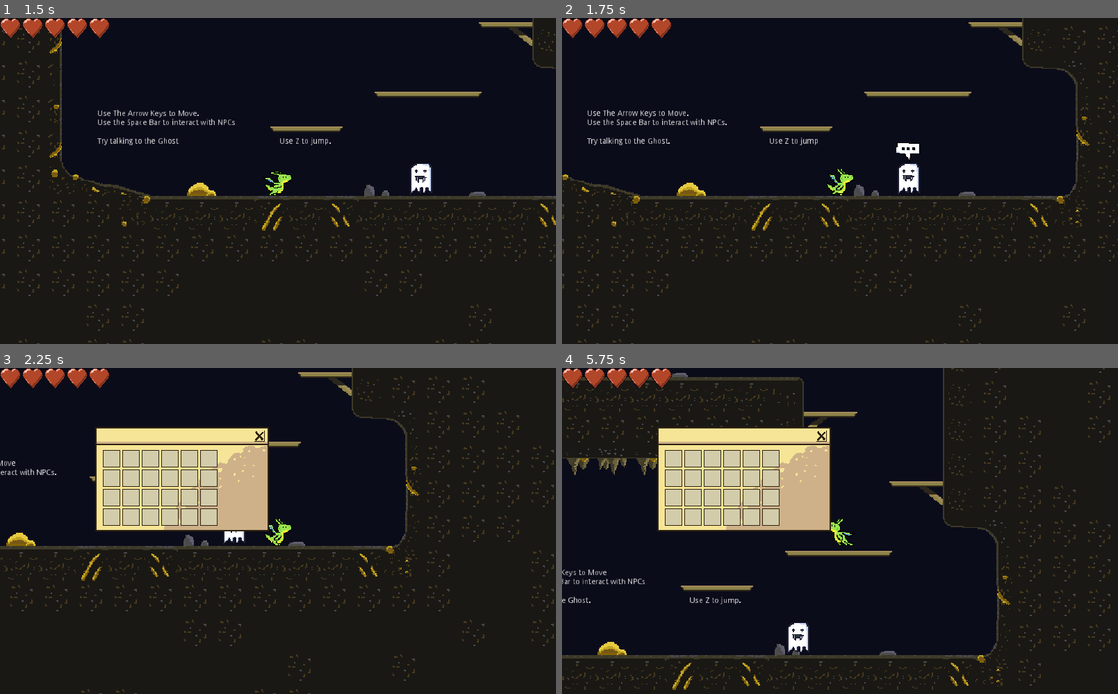
Above: before the commit, frames 1-4 (two rows, left to right).
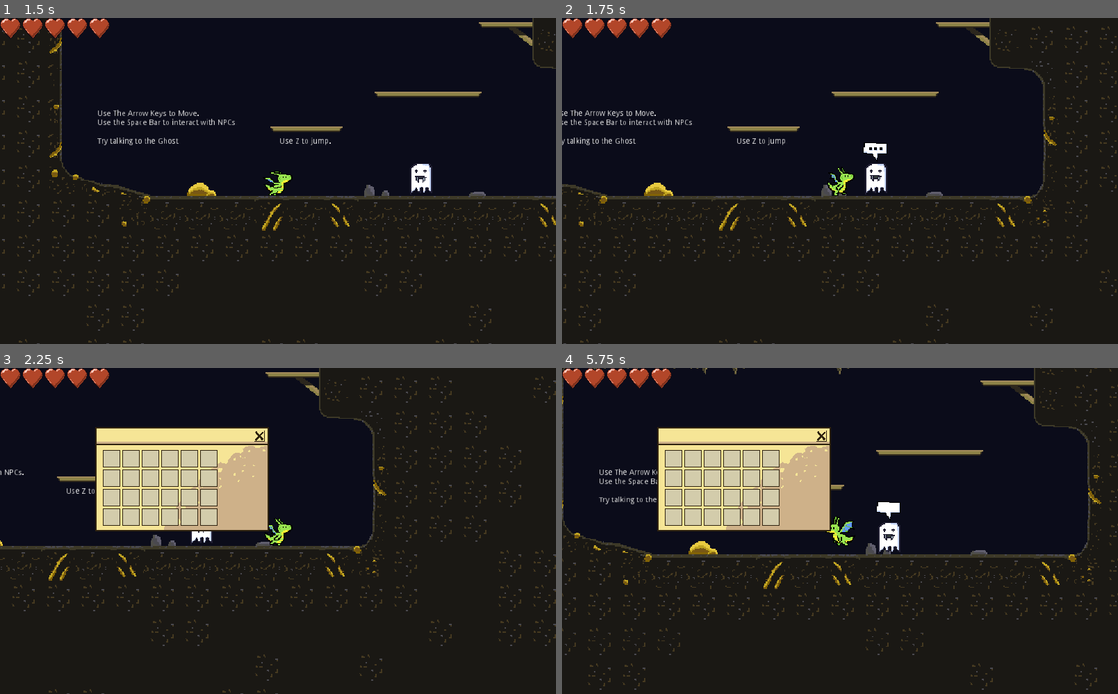
Above: after the commit, the same moments.

Repository: crawsoir/TBD-dragon-game
Game: Godot game, scene res://scenes/Main.tscn
Same seed, same stepped clock (60 frames per second), same inputs: the game is played once before the commit and once after it. Sound files missing from this copy of the repository are replaced by a short silence.
Inputs (mouse positions are in pixels of both pictures, inside the frame that each line leads up to):
- Up to frame 1 (1.5 s): click "Start New Game" at 0.5 s; move the mouse to (400, 164) at 1.27 s; hold Right (move_right) from 1.28 s (still down); tap C (dash) at 1.35 s; click (400, 164) at 1.42 s
- Up to frame 2 (1.75 s): keep holding Right (move_right); tap Z (jump) at 1.52 s
- Up to frame 3 (2.25 s): keep holding Right (move_right); move the mouse to (166, 547) at 2.02 s; tap B (bag) at 2.1 s
- Up to frame 4 (5.75 s): tap Z (jump) at 2.27, 3.77, 4.52, 5.27 s; tap C (dash) at 2.3, 3.05, 3.6, 4.55, 5.3 s; move the mouse to (673, 459) at 2.77 s; release Right (move_right) at 2.78 s; hold Left (move_left) 2.78-3.53 s; tap X (claw_atk) at 2.85 s; click (673, 459) at 2.92 s; move the mouse to (695, 459) at 3.52 s; hold Right (move_right) 3.53-5.03 s; click (695, 459) at 3.67 s; move the mouse to (712, 459) at 4.27 s; hold Space (interact) 4.28-5.03 s; click (712, 459) at 4.42 s; move the mouse to (734, 459) at 5.02 s; hold Left (move_left) from 5.03 s (still down); tap V (pickup) at 5.1 s; click (734, 459) at 5.17 s

Frame 1 is identical in both runs. In frame 2, 7.4% of the frame differs, in the area x 0-100%, y 0-100%; in frame 3, 5.4%; in frame 4, 10%, in the area x 0-100%, y 0-99%.

Commit message:
Fix hit animation

Diff:
--- a/TBD-dragon-game/entities/player/Player.gd
+++ b/TBD-dragon-game/entities/player/Player.gd
@@ -9,7 +9,7 @@
 
 #var dash_unlocked = true
 var dash_speed = 1000
-var dash_duration = .2
+var dash_duration = .3
 #var can_dash = dash_unlocked
 
 #var max_hp = 5
@@ -42,6 +42,9 @@
 	self.add_child(health_bar)
 	print(info) # Check if info is there
 
+	$HitEffectTimer.one_shot = true
+	$HitEffectTimer.wait_time = 0.2
+
 func _unhandled_input(_event):
 	if Input.is_action_just_pressed("bag"):
 		if is_inv_open:
@@ -65,6 +68,10 @@
 
 signal death_triggered
 
+func _physics_process(delta):
+	if $HitEffectTimer.is_stopped():
+		modulate = Color(1,1,1)
+
 func get_input_direction() -> float:
 	var direction = Input.get_action_strength("move_right") - Input.get_action_strength("move_left")
 
@@ -87,7 +94,9 @@
 # HP related
 func take_damage(damage:int):
 	# this should be its own state, it can freeze the player like this
-	#$AnimationPlayer.play("Hit")
+	$AnimationPlayer.play("Hit")
+	modulate = Color(255, 255, 255)
+	$HitEffectTimer.start()
 
 	audio_player.play_sound("player_hit")
 	print("Took damage!")
@@ -100,7 +109,7 @@
 		print("Died!")
 		info["alive"] = false
 		# emit_signal("death_triggered") TODO keep as below or fix later
-		Global.goto_scene(Global.GAME_OVER_SCREEN)
+
 
 func heal(points:int):
 	print("Healed!")
@@ -192,3 +201,11 @@
 
 func get_items_list():
 	return info["items"] # A reference to the list of items
+
+
+func _on_AnimationPlayer_animation_finished(anim_name):
+	match anim_name:
+		"Hit":
+			$AnimationPlayer.play("Idle")
+		"Death":
+			Global.goto_scene(Global.GAME_OVER_SCREEN)
--- a/TBD-dragon-game/entities/player/Player.tscn
+++ b/TBD-dragon-game/entities/player/Player.tscn
@@ -102,15 +102,14 @@
 
 [sub_resource type="Animation" id=3]
 resource_name = "Death"
-length = 0.6
-tracks/0/type = "value"
-tracks/0/path = NodePath("Sprites/Sprite:frame")
-tracks/0/interp = 1
-tracks/0/loop_wrap = true
-tracks/0/imported = false
-tracks/0/enabled = true
-tracks/0/keys = {
-"times": PoolRealArray( 0, 0.1, 0.2, 0.3, 0.4 ),
+tracks/0/type = "value"
+tracks/0/path = NodePath("Sprites/Sprite:frame")
+tracks/0/interp = 1
+tracks/0/loop_wrap = true
+tracks/0/imported = false
+tracks/0/enabled = true
+tracks/0/keys = {
+"times": PoolRealArray( 0, 0.2, 0.4, 0.6, 0.8 ),
 "transitions": PoolRealArray( 1, 1, 1, 1, 1 ),
 "update": 1,
 "values": [ 42, 43, 44, 45, 46 ]
@@ -171,7 +170,7 @@
 
 [sub_resource type="Animation" id=11]
 resource_name = "Hit"
-length = 0.5
+length = 0.3
 tracks/0/type = "value"
 tracks/0/path = NodePath("Sprites/Sprite:frame")
 tracks/0/interp = 1
@@ -382,7 +381,6 @@
 script = ExtResource( 2 )
 
 [node name="AudioPlayerOverride" parent="." instance=ExtResource( 10 )]
-scale = Vector2( 1, 1 )
 
 [node name="AudioPlayer" parent="." instance=ExtResource( 10 )]
 
@@ -463,6 +461,9 @@
 position = Vector2( -0.7, 3.429 )
 shape = SubResource( 13 )
 
+[node name="HitEffectTimer" type="Timer" parent="."]
+
 [connection signal="body_entered" from="Sprites/Area2D_Attack" to="StateMachine/Claw_Atk" method="_on_Area2D_Attack_body_entered"]
+[connection signal="animation_finished" from="AnimationPlayer" to="." method="_on_AnimationPlayer_animation_finished"]
 [connection signal="animation_finished" from="AnimationPlayer" to="StateMachine/Claw_Atk" method="_on_AnimationPlayer_animation_finished"]
 [connection signal="body_entered" from="Area2D" to="." method="_on_Area2D_body_entered"]
